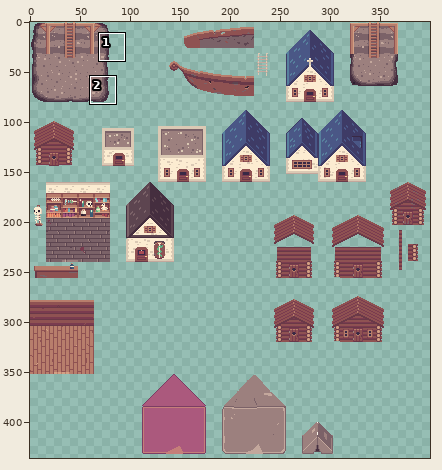
Sprite sheet: static/images/large-sprites.png. The first picture is a wide view before the edit; the outline marks the close-up.
Close-up. Before:
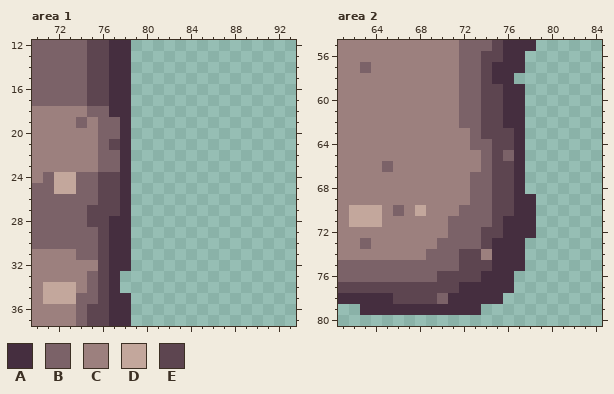
The file is 1000x1000 pixels. Shown: area 1: x 70..93, y 12..37; area 2: x 61..84, y 55..80. The wide view leaves out empty margins. The commit also changed other parts of the picture, which this record leaves out.
Palette (. is transparent): A #452e3f  B #7b6268  C #9c807e  D #c3a79c  E #5d4550
Pixels before, area 1, first column x 70:
12 BBBBBEEAA
13 BBBBBEEAA
14 BBBBBEEAA
15 BBBBBEEAA
16 BBBBBEEAA
17 BBBBBEEAA
18 CCCCCBBAA
19 CCCCBCBBA
20 CCCCCCBBA
21 CCCCCCBEA
22 CCCCCCBBA
23 CCCCCCBBA
24 CBDDBBEEA
25 BBDDBBEEA
26 BBBBBBEEA
27 BBBBBEEEA
28 BBBBBEEAA
29 BBBBBBEAA
30 BBBBBBEAA
31 CCCCBBEAA
32 CCCCCCEAA
33 CCCCCBEA.
34 CDDDCBEA.
35 CDDDBBEAA
36 CCCCBEEAA
37 CCCCBEEAA
Pixels before, area 2, first column x 61:
55 CCCCCCCCCCCBBBEAAA
56 CCCCCCCCCCCBBEEAA.
57 CCBCCCCCCCCBBEAAA.
58 CCCCCCCCCCCBBEAA..
59 CCCCCCCCCCCBBEEAA.
60 CCCCCCCCCCCBBEEAA.
61 CCCCCCCCCCCBBEEAA.
62 CCCCCCCCCCCBBEEAA.
63 CCCCCCCCCCCCBEEEA.
64 CCCCCCCCCCCCBBEEA.
65 CCCCCCCCCCCCCBEBA.
66 CCCCBCCCCCCCCBEEA.
67 CCCCCCCCCCCCBBEEA.
68 CCCCCCCCCCCCBBEEA.
69 CCCCCCCCCCCCBBEEAA
70 CDDDCBCDCCCBBBEEAA
71 CDDDCCCCCCBBBBEAAA
72 CCCCCCCCCCBBBEEAAA
73 CCBCCCCCCBBBBEAAA.
74 CCCCCCCCBBBEECAAA.
75 BBBBBBBBBBBEEEAAA.
76 BBBBBBBBBEEEEAAA..
77 EEEEEEEEEEEAAAAA..
78 AAAAAEEEEBAAAAA...
79 ..AAAAAAAAAAA.....
Once edited:
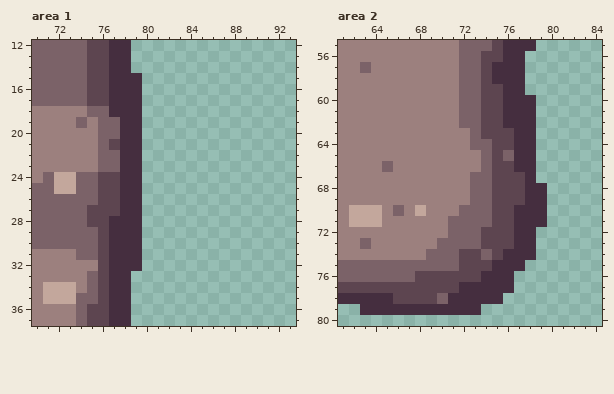
Changes in this commit:
Changed rows in their new state; - is an unchanged pixel.
Area 1:
first column x 78:
15 -A
16 -A
17 -A
18 -A
19 -A
20 -A
21 -A
22 -A
23 -A
24 -A
25 -A
26 -A
27 -A
28 -A
29 -A
30 -A
31 -A
32 -A
33 A-
34 A-
Area 2:
first column x 68:
58 ---------A--
60 ----------A-
61 ----------A-
62 ----------A-
63 ----------A-
64 ----------A-
65 ----------A-
66 ----------A-
67 ---------EA-
68 ---------EAA
69 ---------E-A
70 -----------A
71 --------E--A
72 --------E---
73 -------EE-A-
74 ------BE--A-
76 EE----------
Changed places in both close-ups, as pixel boxes (x1, y1, x2, y2):
added: (120, 73, 142, 293)
changed: (481, 73, 547, 260)
changed: (415, 271, 437, 282)
